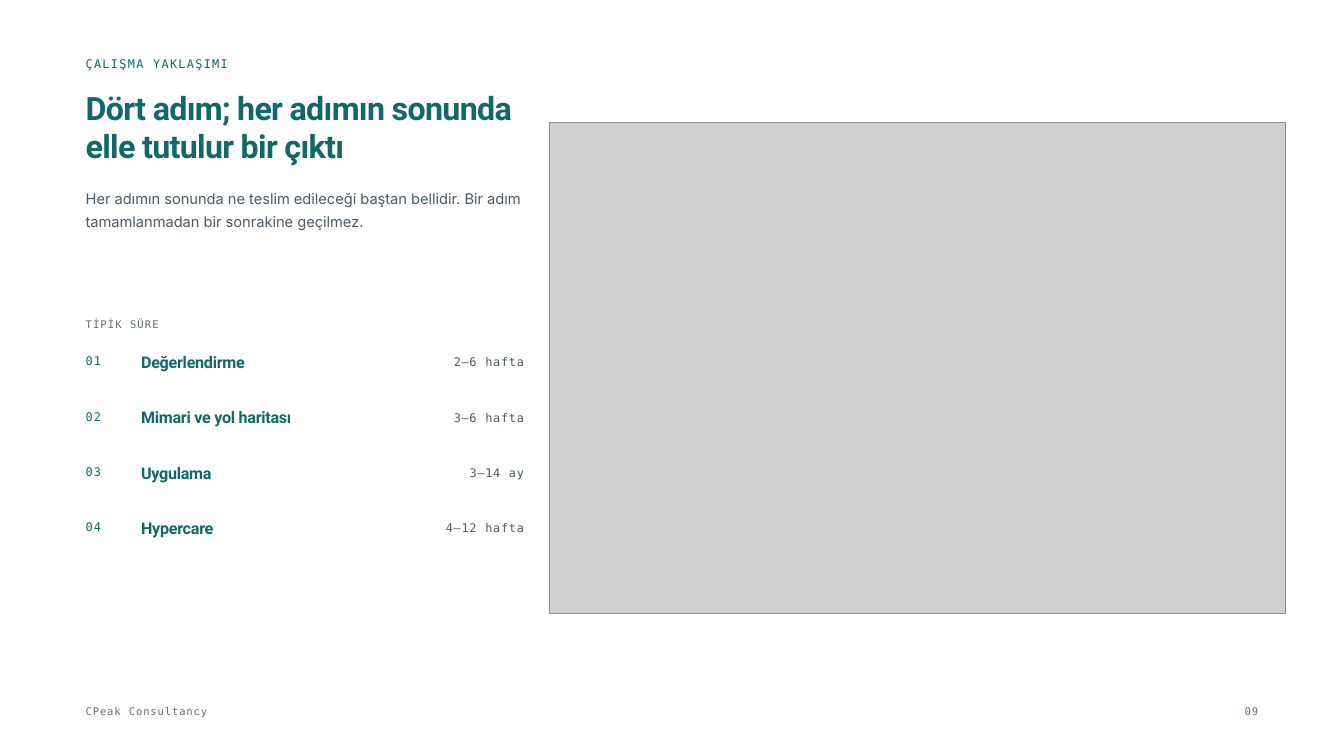
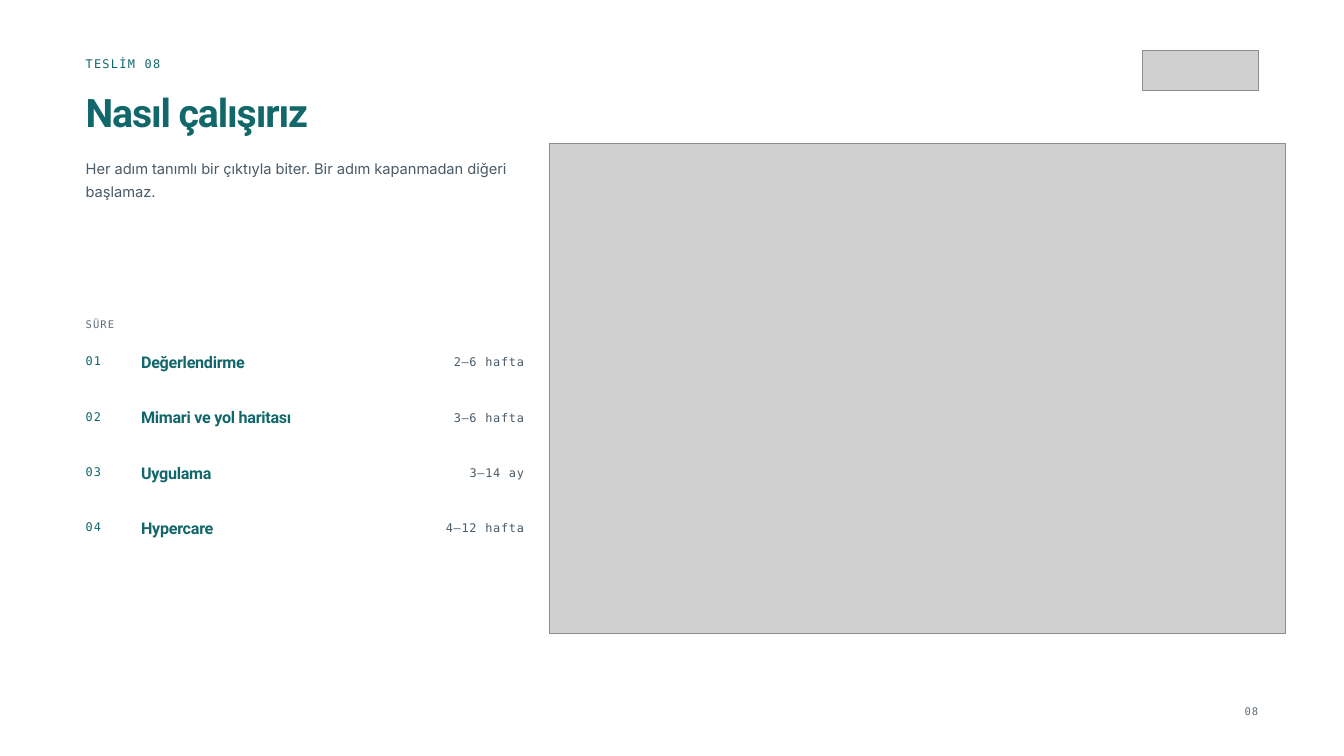
Before and after one commit to narinygt/Default, a slide deck: slide 9 of sunum/CPeak-Consultancy-Kurumsal-Tanitim.pptx. Drawn at 1344x756 pixels with LibreOffice and Linux fonts; fonts in the diff are those of the drawing; grey boxes stand for pictures. Boxes give left, top, right and bottom in pixels: in the first picture for what was removed or moved away, otherwise in the second. Text is boxed around its words. In the diff, an @@ line names an element or a change of style, - is before the commit and + after.

```diff
--- a/sunum/CPeak-Consultancy-Kurumsal-Tanitim.pptx
+++ b/sunum/CPeak-Consultancy-Kurumsal-Tanitim.pptx
@@ text at (86,59,161,68): text changed @@
-ÇALIŞMA YAKLAŞIMI
+TESLİM 08
@@ picture added at (1142,50,1258,91) @@
@@ text removed at (86,96,512,165) @@
-Dört adım; her adımın sonunda elle tutulur bir çıktı
@@ text added at (86,97,309,136), 28 pt, text #11676A, bold @@
+Nasıl çalışırız
@@ picture: place and size @@
-picture at (549,123,1286,614)
+picture at (549,143,1286,634)
@@ text added at (86,163,506,200), 10.5 pt, text #4A5A67 @@
+Her adım tanımlı bir çıktıyla biter. Bir adım kapanmadan diğeri başlamaz.
@@ text removed at (86,193,521,230) @@
-Her adımın sonunda ne teslim edileceği baştan bellidir. Bir adım tamamlanmadan bir sonrakine geçilmez.
@@ text at (86,320,121,328): text changed @@
-TİPİK SÜRE
+SÜRE
@@ text removed at (86,707,207,717) @@
-CPeak Consultancy
```
Also in this commit, not shown: 5 other slides changed, 7 slides added, 6 slides removed, 10 other files.
